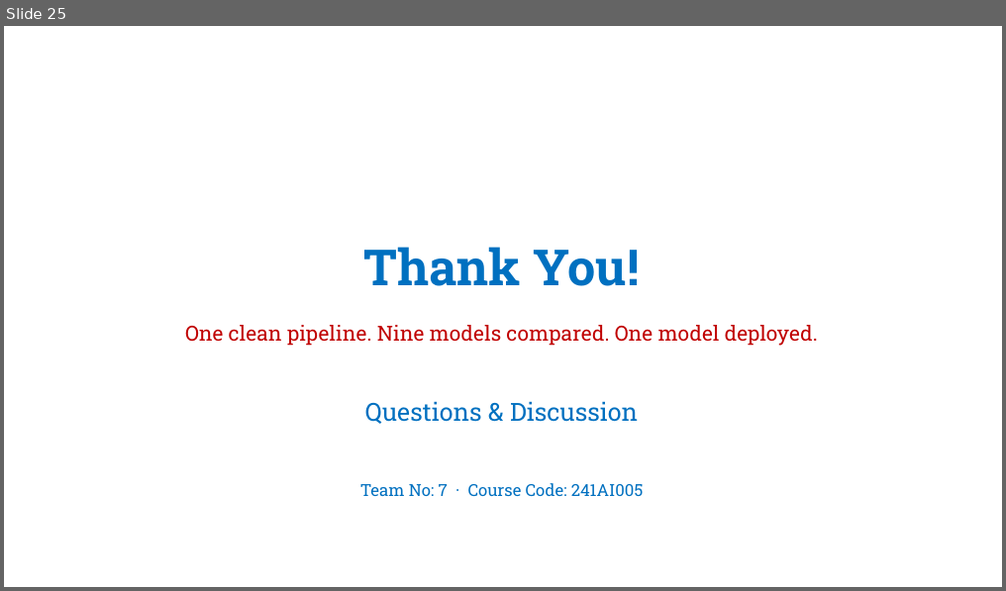
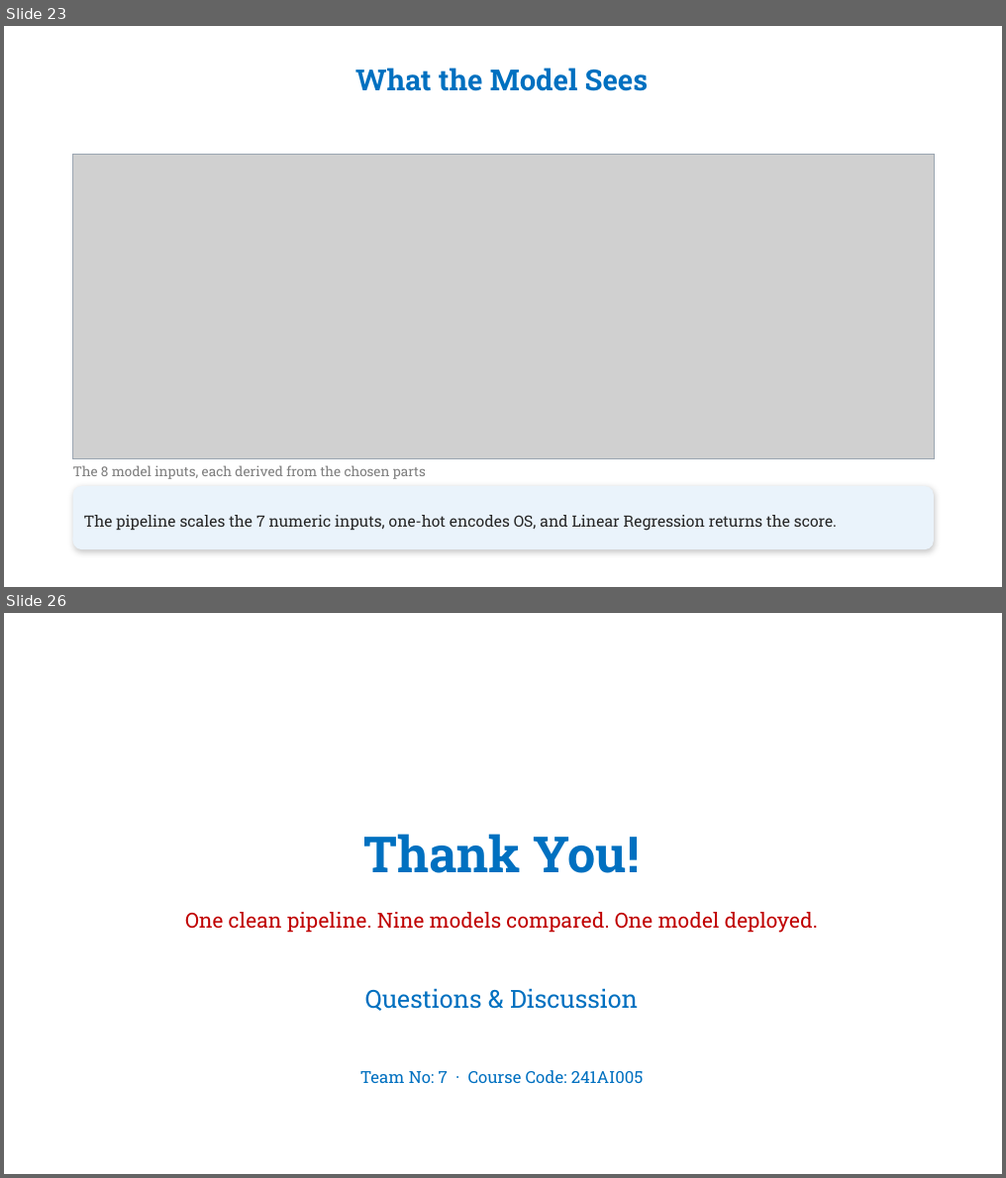
Before and after one commit to Sashankdeva/PC_Performance_Predictor, a slide deck: PC_Performance_Predictor_ML_Review.pptx. Shown one above the other, each under a label of ours: slide 25 before the commit, slides 23 and 26 after it; the slides between them are not shown. The pictures are 1006x591 and 1006x1178 pixels, drawn with LibreOffice and Linux fonts; fonts in the diff are those of the drawing; grey boxes stand for pictures; background and template pictures are left out. Boxes give left, top, right and bottom in pixels: in the first picture for what was removed or moved away, otherwise in the second. Text is boxed around its words. In the diff, an @@ line names an element or a change of style, - is before the commit and + after.

Commit message:
Update project files and models

```diff
--- a/PC_Performance_Predictor_ML_Review.pptx
+++ b/PC_Performance_Predictor_ML_Review.pptx
@@ slide 23 added at bbox=[4, 26, 1002, 587], background #FFFFFF @@
@@ title added at bbox=[355, 68, 648, 91], 28 pt, text #0070C0, bold @@
+What the Model Sees
@@ picture added at bbox=[73, 155, 934, 460] @@
@@ rectangle added at bbox=[73, 155, 934, 460], outline #9AA5B1 0.75 pt @@
@@ text added at bbox=[73, 466, 426, 479], 13 pt, text #7F7F7F @@
+The 8 model inputs, each derived from the chosen parts
@@ rounded rectangle added at bbox=[73, 486, 934, 550], fill #EAF3FB, 15 pt, text #262626 @@
+The pipeline scales the 7 numeric inputs, one-hot encodes OS, and Linear Regression returns the score.
@@ what was slide 25 is now slide 26 @@
```
Also in this commit, not shown: 23 slides changed, 4 other files.
